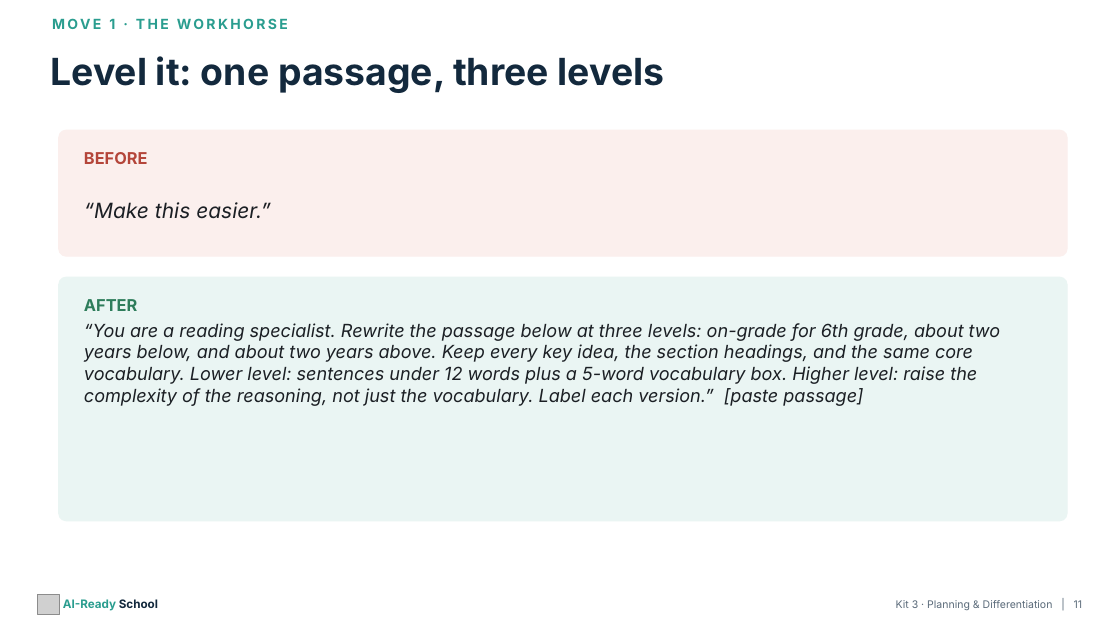
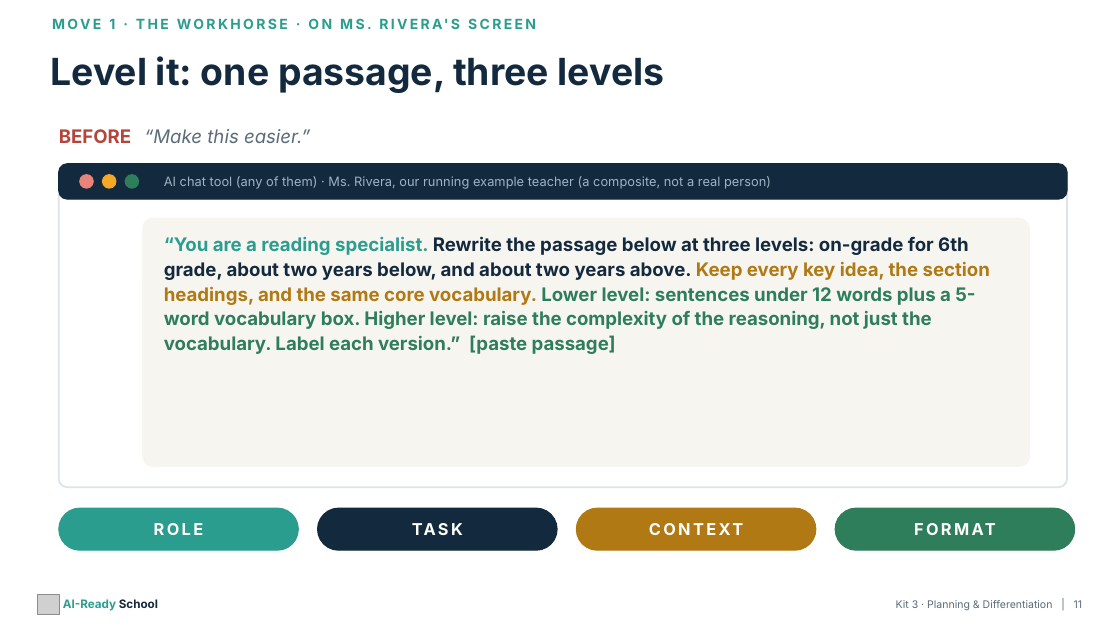
Before and after one commit to aspinozzi1/Ai-School-Ready, a slide deck: slide 11 of kits/kit03/Kit03_PresentationDeck.pptx. Drawn at 1120x630 pixels with LibreOffice and Linux fonts; fonts in the diff are those of the drawing; grey boxes stand for pictures. Boxes give left, top, right and bottom in pixels: in the first picture for what was removed or moved away, otherwise in the second. Text is boxed around its words. In the diff, an @@ line names an element or a change of style, - is before the commit and + after.

```diff
--- a/kits/kit03/Kit03_PresentationDeck.pptx
+++ b/kits/kit03/Kit03_PresentationDeck.pptx
@@ text at (59, 129, 310, 143): text changed; size 18 to 16 pt; text colour #1B1F24 to #5B6B7A @@
-“Make this easier.”
+BEFORE “Make this easier.”
@@ rounded rectangle: place and size @@
-rounded rectangle at (59, 130, 1067, 256)
+rounded rectangle at (59, 164, 1067, 199)
@@ rounded rectangle at (59, 164, 1067, 199): fill #FBEFED to #13293D; outline #FBEFED 1 pt to #13293D 1 pt; proportions changed @@
@@ rounded rectangle: place and size @@
-rounded rectangle at (59, 277, 1067, 521)
+rounded rectangle at (59, 164, 1067, 487)
@@ rounded rectangle at (59, 164, 1067, 487): fill #EAF5F3 to #FFFFFF; outline #EAF5F3 1 pt to #DCE3EA 1.5 pt; proportions changed @@
@@ ellipse added at (80, 175, 93, 188), fill #E8837A, outline #E8837A 1 pt @@
@@ text removed at (84, 152, 148, 164) @@
-BEFORE
@@ ellipse added at (103, 175, 116, 188), fill #F4A825, outline #F4A825 1 pt @@
@@ ellipse added at (125, 175, 139, 188), fill #2E7D5B, outline #2E7D5B 1 pt @@
@@ text added at (164, 176, 771, 189), 11 pt, text #9FB2C2 @@
+AI chat tool (any of them) · Ms. Rivera, our running example teacher (a composite, not a real person)
@@ rounded rectangle added at (143, 218, 1029, 466), fill #F7F5F0, outline #F7F5F0 1 pt @@
@@ text "“You are a reading specialist. ...": place and size @@
-text "“You are a reading specialist. ..." at (84, 323, 1001, 406)
+text "“You are a reading specialist. ..." at (164, 236, 990, 354)
@@ text "“You are a reading specialist. ..." at (164, 236, 990, 354): size 15.5 to 16 pt, bold on, italic off; text colour #1B1F24 to #2A9D8F in "“You are a reading specialist."; text colour #1B1F24 to #13293D in "Rewrite the passage below at three levels: ..."; text colour #1B1F24 to #B07914 in "Keep every key idea, the section headings, ..."; text colour #1B1F24 to #2E7D5B in "Lower level: sentences under 12 words plus ..."; line spacing 1 to 1.1 @@
@@ text removed at (84, 299, 137, 311) @@
-AFTER
@@ rounded rectangle added at (59, 508, 298, 550), fill #2A9D8F, outline #2A9D8F 1 pt @@
@@ rounded rectangle added at (318, 508, 557, 550), fill #13293D, outline #13293D 1 pt @@
@@ text added at (318, 508, 557, 550), 14 pt, text #FFFFFF, bold @@
+TASK
@@ rounded rectangle added at (576, 508, 816, 550), fill #B07914, outline #B07914 1 pt @@
@@ text added at (576, 508, 816, 550), 14 pt, text #FFFFFF, bold @@
+CONTEXT
@@ rounded rectangle added at (835, 508, 1075, 550), fill #2E7D5B, outline #2E7D5B 1 pt @@
@@ text added at (835, 508, 1075, 550), 14 pt, text #FFFFFF, bold @@
+FORMAT
@@ text added at (154, 523, 204, 535), 14 pt, text #FFFFFF, bold @@
+ROLE
```
Also in this commit, not shown: 16 other files.
